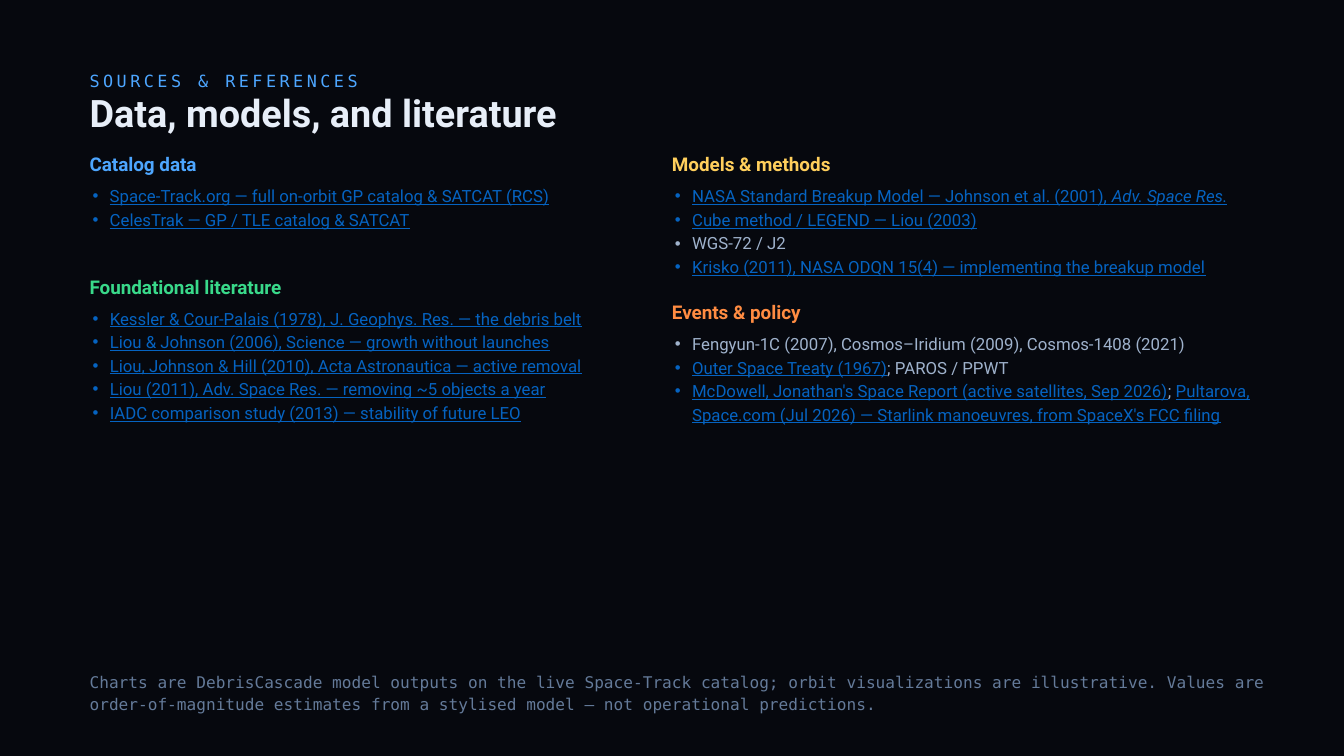
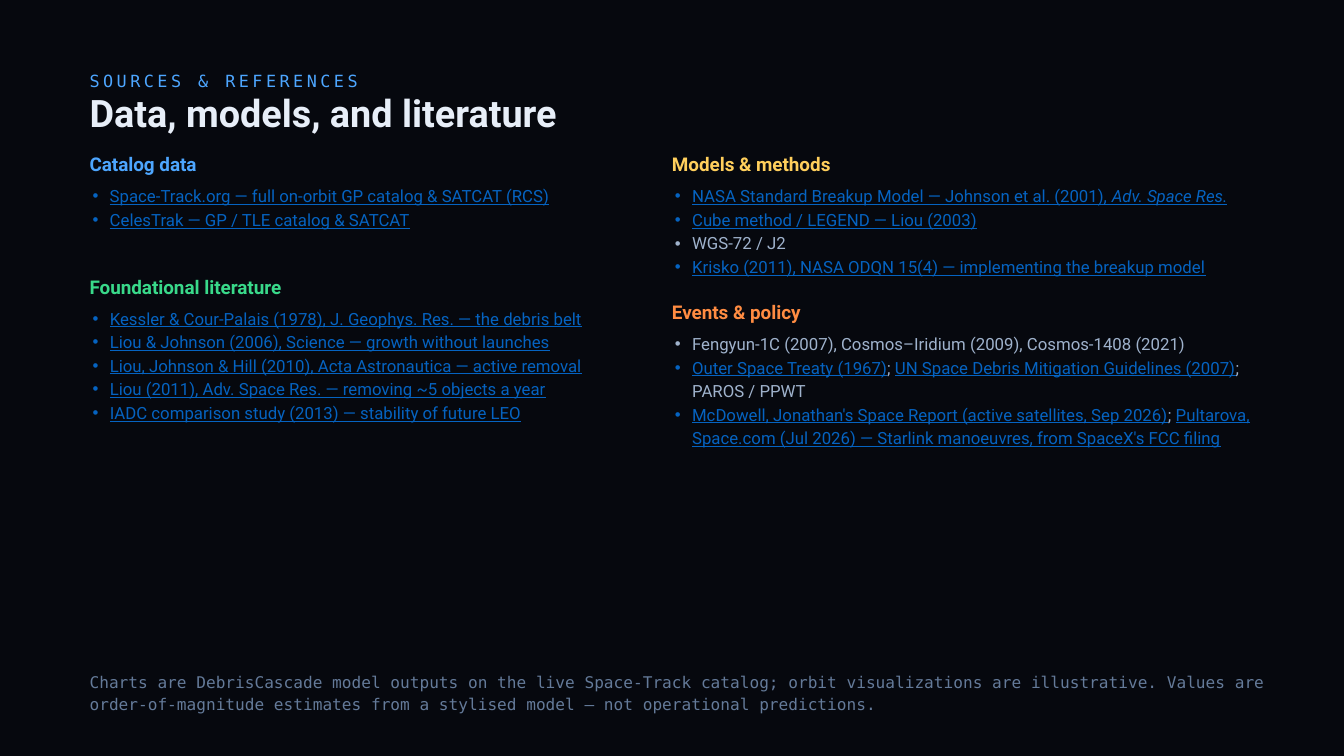
Before and after one commit to TimKadyrov/DebrisCascade, a slide deck: slide 25 of Barrel of Nails — Kessler Study.pptx. Drawn at 1344x756 pixels with LibreOffice and Linux fonts; fonts in the diff are those of the drawing. Boxes give left, top, right and bottom in pixels: in the first picture for what was removed or moved away, otherwise in the second. Text is boxed around its words. In the diff, an @@ line names an element or a change of style, - is before the commit and + after.

Commit message:
References: UN Space Debris Mitigation Guidelines (docs and deck)

```diff
--- a/Barrel of Nails — Kessler Study.pptx
+++ b/Barrel of Nails — Kessler Study.pptx
@@ text at [692, 361, 1239, 397]: text changed @@
-• Outer Space Treaty (1967); PAROS / PPWT
+• Outer Space Treaty (1967); UN Space Debris Mitigation Guidelines (2007); PAROS / PPWT
```
Also in this commit, not shown: 1 other file.
